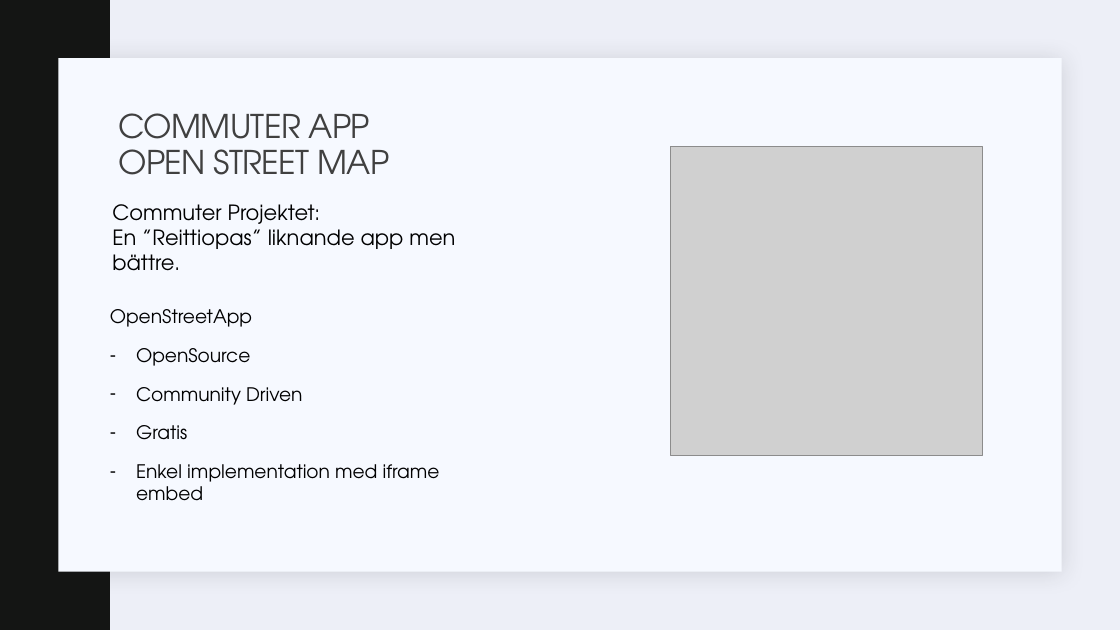
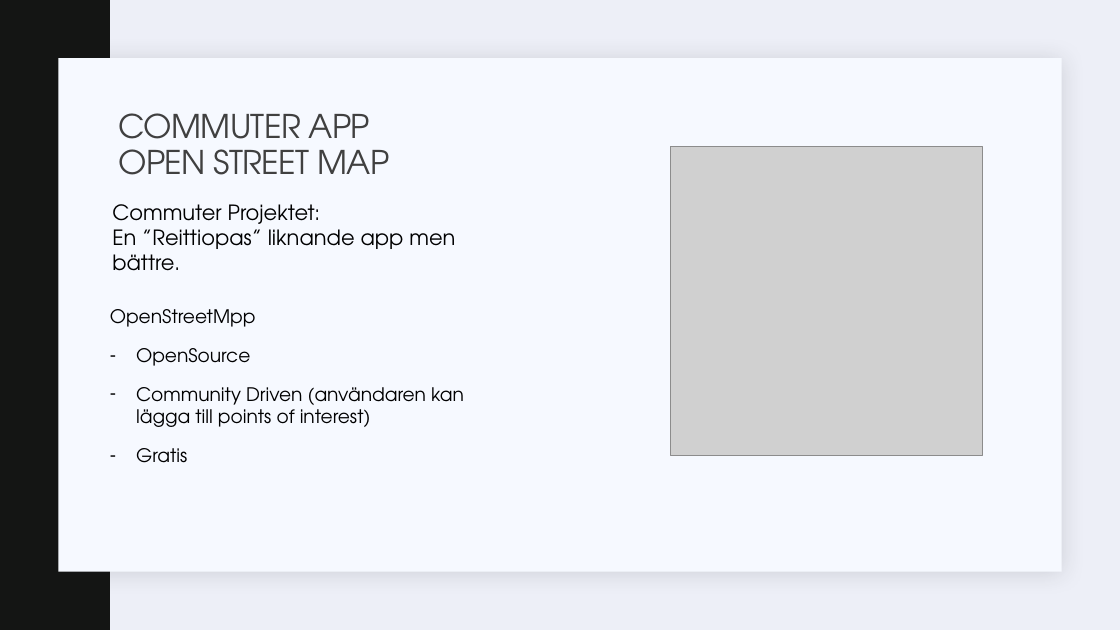
Before and after one commit to WizzardHarry/ramverk, a slide deck: slide 3 of docs/Commuter App.pptx. Drawn at 1120x630 pixels with LibreOffice and Linux fonts; fonts in the diff are those of the drawing; grey boxes stand for pictures. Boxes give left, top, right and bottom in pixels: in the first picture for what was removed or moved away, otherwise in the second. Text is boxed around its words. In the diff, an @@ line names an element or a change of style, - is before the commit and + after.

```diff
--- a/docs/Commuter App.pptx
+++ b/docs/Commuter App.pptx
@@ text at bbox=[110, 309, 256, 327]: text changed @@
-OpenStreetApp
+OpenStreetMpp
@@ text at bbox=[136, 387, 464, 427]: text changed @@
-– Community Driven
+– Community Driven (användaren kan lägga till points of interest)
@@ text at bbox=[136, 464, 440, 501]: paragraph removed @@
-– Enkel implementation med iframe embed
```
Also in this commit, not shown: 3 other slides changed, 1 slide added.
